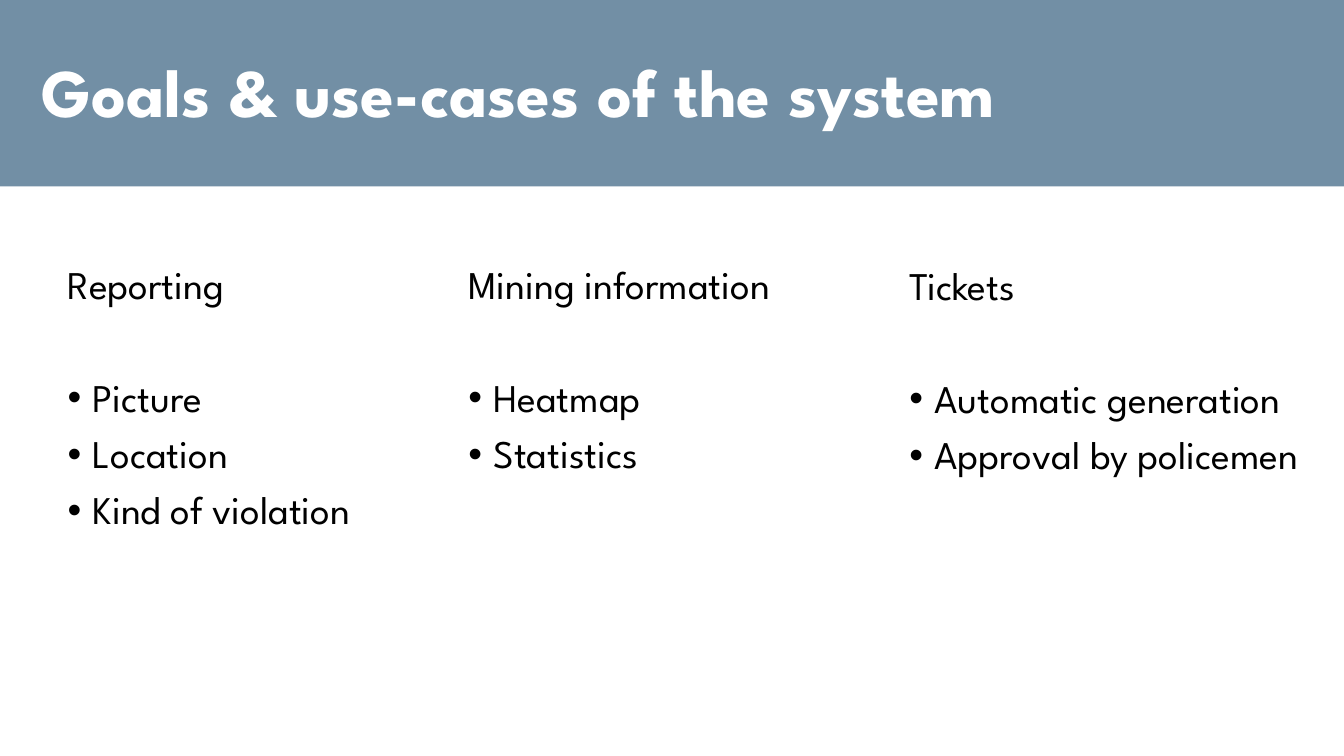
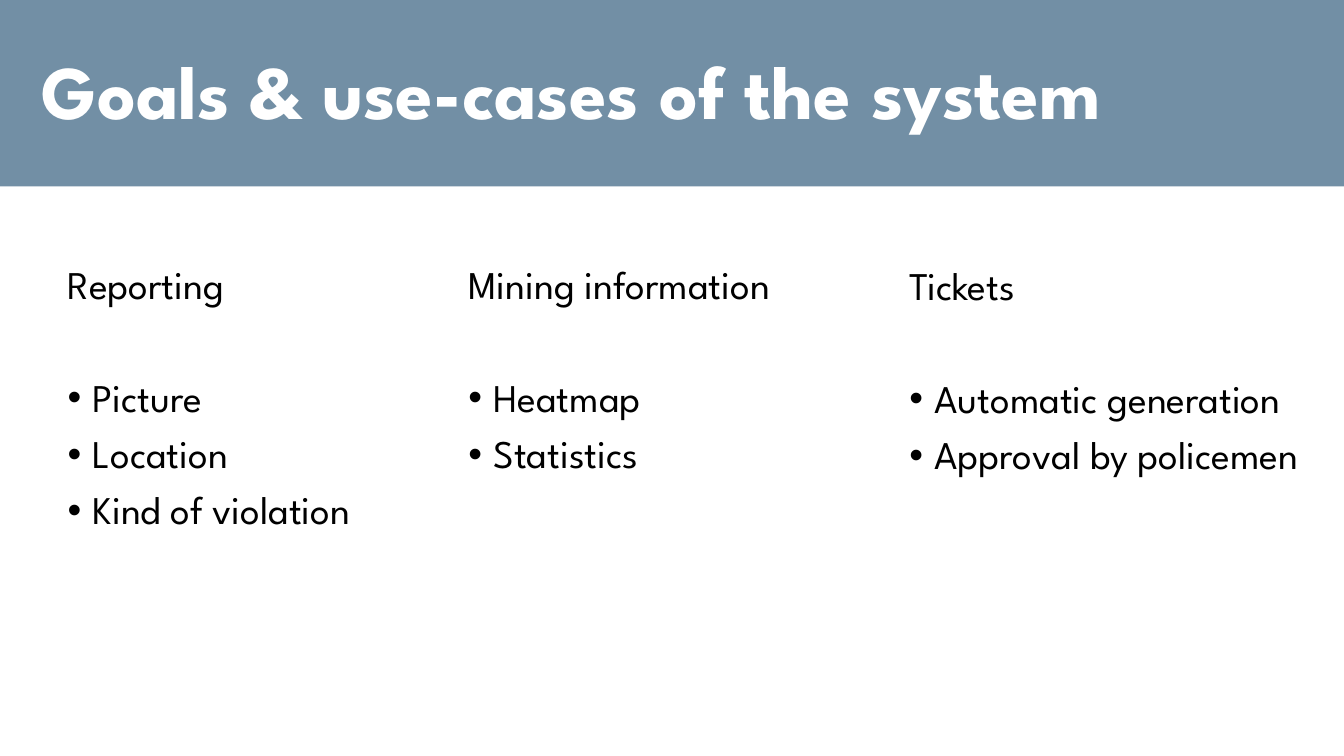
Before and after one commit to TiberioG/SoftwareEngineering2Polimi, a slide deck: slide 3 of Presentation1.pptx. Drawn at 1344x756 pixels with LibreOffice and Linux fonts; fonts in the diff are those of the drawing. Boxes give left, top, right and bottom in pixels: in the first picture for what was removed or moved away, otherwise in the second. Text is boxed around its words. In the diff, an @@ line names an element or a change of style, - is before the commit and + after.

```diff
--- a/Presentation1.pptx
+++ b/Presentation1.pptx
@@ title "Goals & use-cases of the ..." at (42,66,1100,135): size 48.6 to 54 pt @@
```
Also in this commit, not shown: 2 other slides changed.
